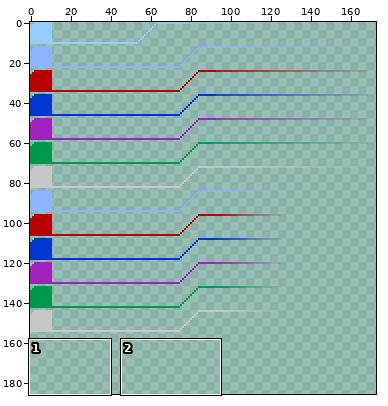
A sprite sheet gets an edit: assets/media/gui/menu.ru_RU.png. Above: a wide view before the commit, with the close-up outlined.
Close-up. Old version:
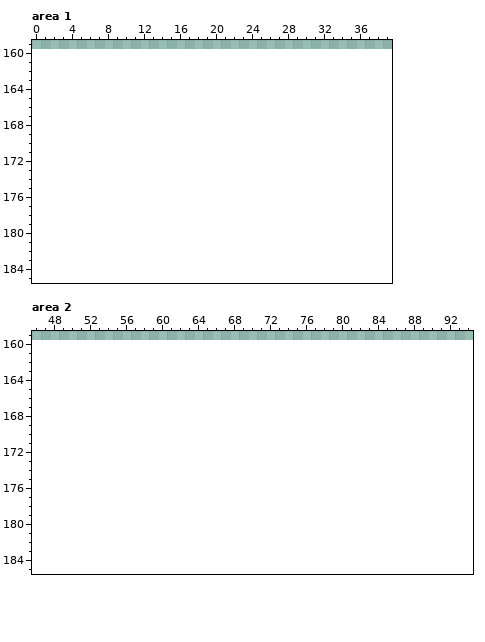
The file is 200x160 pixels. Pixels under 10% opacity are left out. Colours within 5 levels of each other are drawn and written as one. Shown: area 1: x 0..39, y 159..185; area 2: x 46..94, y 159..185. The old version is drawn lined up with the new one, on the new canvas. The wide view leaves out empty margins.
The same view after the edit:
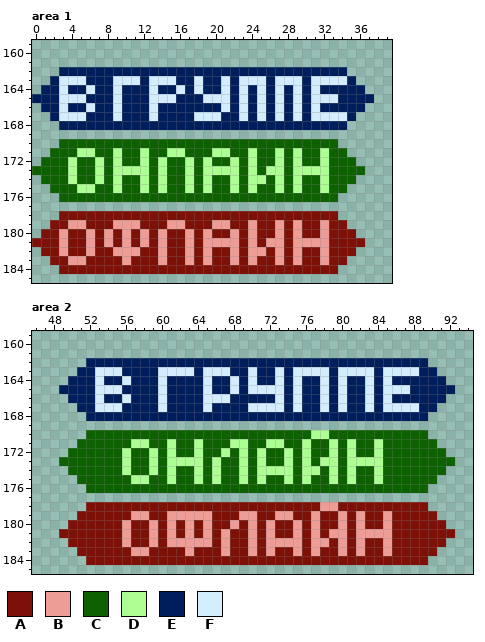
Palette (. is transparent): A #7d1007  B #ee9d96  C #0e6100  D #adff94  E #001e5c  F #d3edff
Edits made:
canvas 200x160 -> 200x186
Changed rows in their new state; - is an unchanged pixel.
Area 1:
first column x 0:
162 ---EEEEEEEEEEEEEEEEEEEEEEEEEEEEEEEE---
163 --EFFFEEEFFFEFFFEEFEEFEFFFEFFFEFFFFE--
164 -EEFEEFEEFEEEFEEFEFEEFEFEFEFEFEFEEEEE-
165 EEEFFFEEEFEEEFFFEEEFFFEFEFEFEFEFFFEEEE
166 -EEFEEFEEFEEEFEEEEEEEFEFEFEFEFEFEEEEE-
167 --EFFFEEEFEEEFEEEEFFFEEFEFEFEFEFFFFE--
168 ---EEEEEEEEEEEEEEEEEEEEEEEEEEEEEEEE---
170 ---CCCCCCCCCCCCCCCCCCCCCCCCCCCCCCC----
171 --CCCDDCCDCCDCCDDCCCDDCCDCCDCDCCDCC---
172 -CCCDCCDCDCCDCDCCDCDCCDCDCCDCDCCDCCC--
173 CCCCDCCDCDDDDCDCCDCDDDDCDCDDCDDDDCCCC-
174 -CCCDCCDCDCCDCDCCDCDCCDCDDCDCDCCDCCC--
175 --CCCDDCCDCCDCDCCDCDCCDCDCCDCDCCDCC---
176 ---CCCCCCCCCCCCCCCCCCCCCCCCCCCCCCC----
178 ---AAAAAAAAAAAAAAAAAAAAAAAAAAAAAAA----
179 --AABBAAABBBAAABBAAABBAABAABABAABAA---
180 -AABAABABABABABAABABAABABAABABAABAAA--
181 AAABAABABABABABAABABBBBABABBABBBBAAAA-
182 -AABAABAABBBAABAABABAABABBABABAABAAA--
183 --AABBAAAABAAABAABABAABABAABABAABAA---
184 ---AAAAAAAAAAAAAAAAAAAAAAAAAAAAAAA----
Area 2:
first column x 49:
162 ---EEEEEEEEEEEEEEEEEEEEEEEEEEEEEEEEEEEEEE---
163 --EEFFFEEEEFFFFEFFFEEFEEFEFFFFEFFFFEFFFFEE--
164 -EEEFEEFEEEFEEEEFEEFEFEEFEFEEFEFEEFEFEEEEEE-
165 EEEEFFFEEEEFEEEEFEEFEFFFFEFEEFEFEEFEFFFEEEEE
166 -EEEFEEFEEEFEEEEFFFEEEEEFEFEEFEFEEFEFEEEEEE-
167 --EEFFFEEEEFEEEEFEEEEFFFFEFEEFEFEEFEFFFFEE--
168 ---EEEEEEEEEEEEEEEEEEEEEEEEEEEEEEEEEEEEEE---
170 ---CCCCCCCCCCCCCCCCCCCCCCCCCDDCCCCCCCCCCC---
171 --CCCCCCDDCCDCCDCCCDDCCDDCCDCCDCDCCDCCCCCC--
172 -CCCCCCDCCDCDCCDCCDCDCDCCDCDCCDCDCCDCCCCCCC-
173 CCCCCCCDCCDCDDDDCDCCDCDCCDCDCDDCDDDDCCCCCCCC
174 -CCCCCCDCCDCDCCDCDCCDCDDDDCDDCDCDCCDCCCCCCC-
175 --CCCCCCDDCCDCCDCDCCDCDCCDCDCCDCDCCDCCCCCC--
176 ---CCCCCCCCCCCCCCCCCCCCCCCCCCCCCCCCCCCCCC---
178 ---AAAAAAAAAAAAAAAAAAAAAAAAAABBAAAAAAAAAA---
179 --AAAAAABBAABBBBBAAABBAABBAABAABABAABAAAAA--
180 -AAAAAABAABABABABAABABABAABABAABABAABAAAAAA-
181 AAAAAAABAABABABABABAABABAABABABBABBBBAAAAAAA
182 -AAAAAABAABABBBBBABAABABBBBABBABABAABAAAAAA-
183 --AAAAAABBAAAABAAABAABABAABABAABABAABAAAAA--
184 ---AAAAAAAAAAAAAAAAAAAAAAAAAAAAAAAAAAAAAA---
Pixel boxes of the changes (left, top, right, bottom) in both close-ups:
added: (32, 67, 374, 274)
added: (59, 358, 455, 565)
